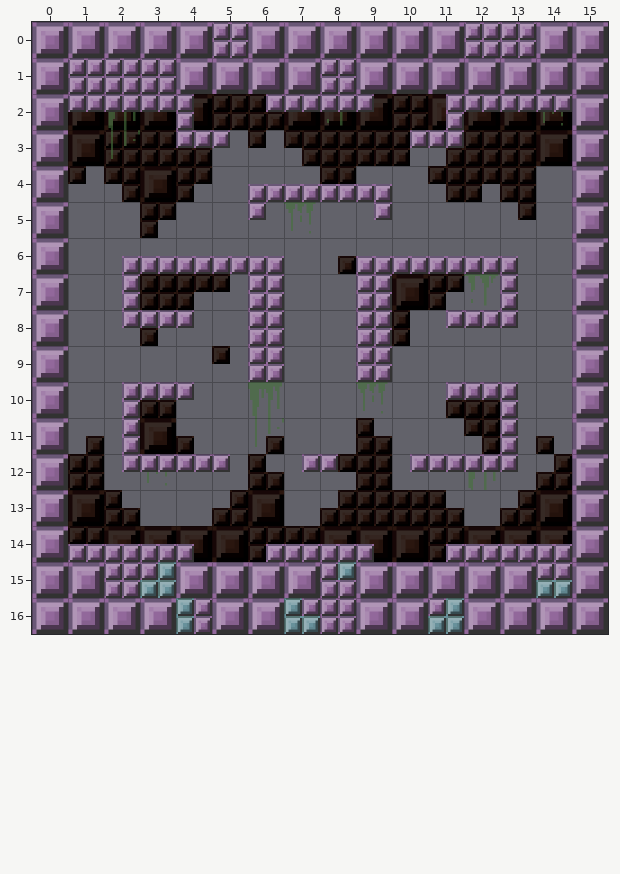
A Tiled map gets an edit: Demo/assets/maps/04.tmx. The picture above was drawn from the file before the commit.
Cells are 64x64 px. Shown: x 0..15, y 0..16.
After the commit:
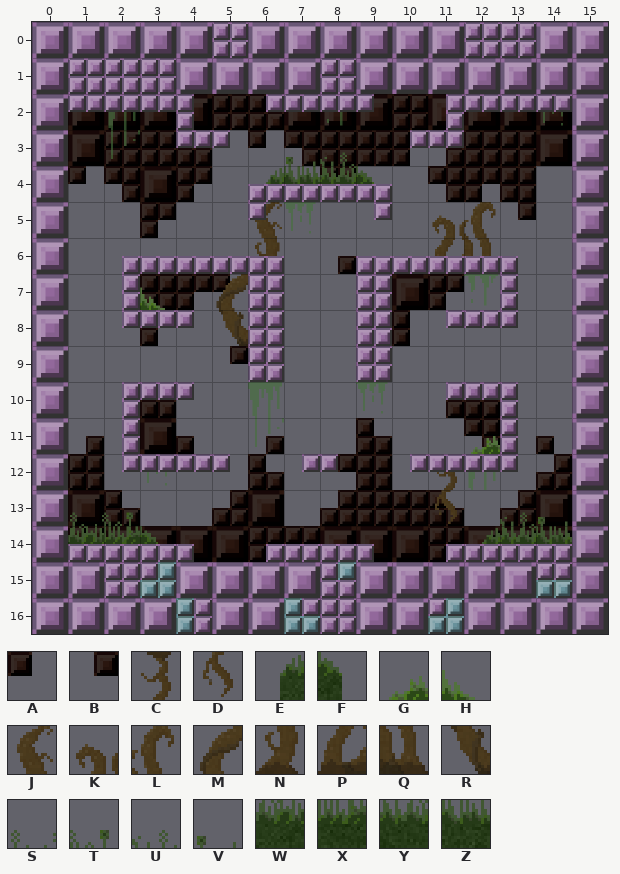
Key: from "block_background": A 37, B 38; from "large": C 12, D 26, E 38, F 39, G 40, H 41, J 52, K 53, L 54, M 55, N 66, P 67, Q 68, R 69, S 80, T 81, U 82, V 83, W 94, X 95, Y 96, Z 97.
_ is an empty cell.
Change:
{"where": "layer \"background\""}
{"y":9,"x":5,"old":"A","new":"B"}
{"where": "layer \"detail\""}
{"y":3,"x":7,"old":"__","new":"VU"}
{"y":4,"x":6,"old":"____","new":"EZYF"}
{"y":5,"x":6,"old":"_","new":"J"}
{"y":5,"x":11,"old":"__","new":"KL"}
{"y":6,"x":6,"old":"_","new":"N"}
{"y":6,"x":11,"old":"__","new":"PQ"}
{"y":7,"x":3,"old":"_","new":"H"}
{"y":7,"x":5,"old":"_","new":"M"}
{"y":8,"x":5,"old":"_","new":"R"}
{"y":11,"x":12,"old":"_","new":"G"}
{"y":12,"x":11,"old":"_","new":"C"}
{"y":13,"x":1,"old":"__","new":"ST"}
{"y":13,"x":11,"old":"_","new":"D"}
{"y":13,"x":13,"old":"__","new":"UV"}
{"y":14,"x":1,"old":"___","new":"WXF"}
{"y":14,"x":12,"old":"___","new":"EYZ"}
{"label":"changed","picture_box":[212,152,374,364]}
{"label":"added","picture_box":[432,202,496,256]}
{"label":"added","picture_box":[140,287,165,310]}
{"label":"added","picture_box":[435,436,572,544]}
{"label":"added","picture_box":[68,512,158,544]}
